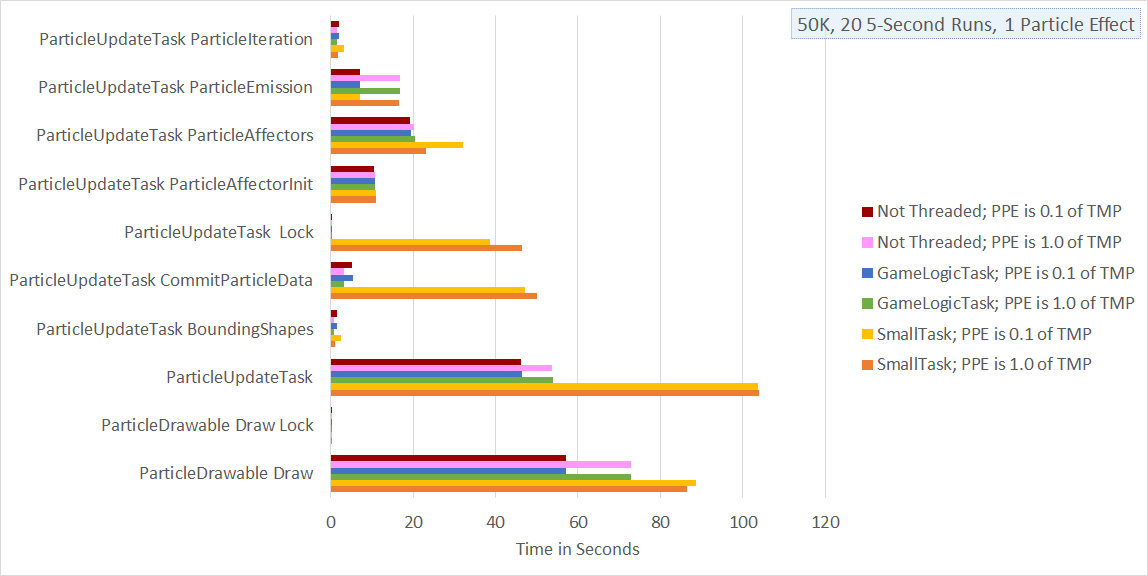
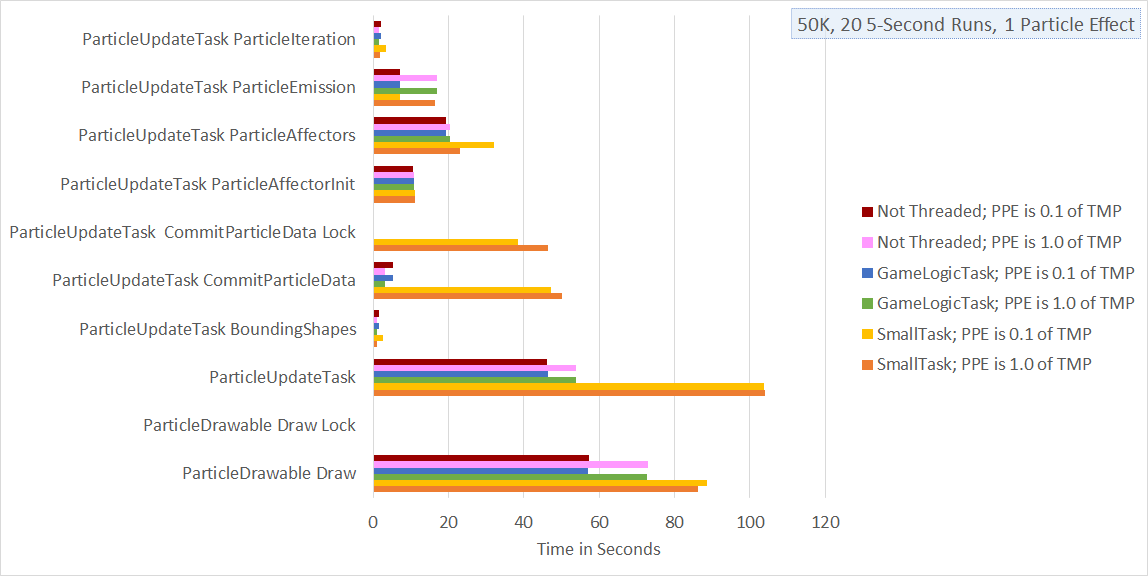
The second w=1148, h=576 image is a revision of the first. Changes to its layers:
added layer "Layer 2" above "Layer 1" over (10, 15, 765, 555)
